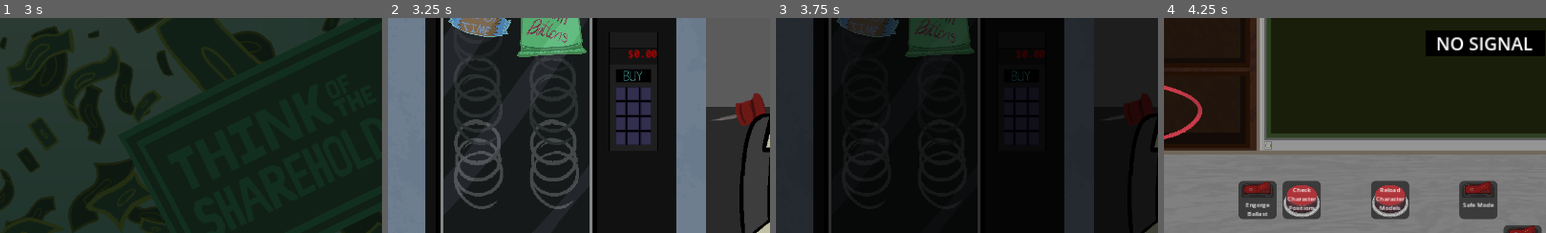
Above: before the commit, frames 1-4 (left to right).
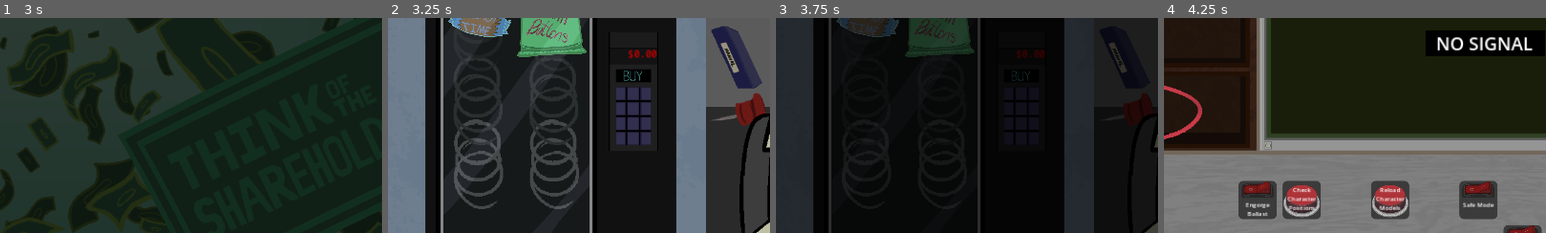
Above: after the commit, the same moments.

Repository: Carth501/team-ferret
Game: Godot game, scene res://scenes/splash/splash_screen_manager.tscn
Same seed, same stepped clock (60 frames per second), same inputs: the game is played once before the commit and once after it. Sound files missing from this copy of the repository are replaced by a short silence.
Inputs (mouse positions are % of the whole screen's width and height, from its top left):
- Up to frame 1 (3 s): tap Enter at 0.5 s; move the mouse to (72, 45) at 0.52 s; hold Shift 0.53-1.25 s; click (72, 45) at 0.67 s; drag from (30, 55) to (45, 70) at 1.27 s; move the mouse to (60, 28) at 2.02 s; tap Ctrl at 2.1 s; click (60, 28) at 2.17 s; click (93, 78) at 2.75 s
- Up to frame 2 (3.25 s): no input
- Up to frame 3 (3.75 s): click "Continue" at 3.5 s
- Up to frame 4 (4.25 s): no input
The pictures show only the part of the screen within x 8-58%, y 18-68%; the shares and areas given below are measured in that part.

Frame 1 is identical in both runs. In frame 2, 1.9% of the frame differs, in the area x 84-98%, y 4-33%; in frame 3, less than 0.1%; in frame 4, nothing differs.

Commit message:
implement warning popup

Diff:
--- a/data/control_list.json
+++ b/data/control_list.json
@@ -3,31 +3,36 @@
 		"label": "Engorge Ballast",
 		"id": "C_ENGORGE_BALLAST",
 		"type": "switch",
-		"offset": [0, 0]
+		"offset": [0, 0],
+		"warning_text": "5 people will leave every second while this is on."
 	},
 	{
 		"label": "Check Character Positions",
 		"id": "C_CHECK_CHAR_POS",
 		"type": "button",
-		"offset": [1, 0]
+		"offset": [1, 0],
+		"warning_text": "This will be disabled for 13 seconds each time it is pressed."
 	},
 	{
 		"label": "Reload Models",
 		"id": "C_RELOAD_MODELS",
 		"type": "button",
-		"offset": [2, 0]
+		"offset": [2, 0],
+		"warning_text": "The monitor will be reset."
 	},
 	{
 		"label": "Reload Character Models",
 		"id": "C_RELOAD_CHAR_MODELS",
 		"type": "button",
-		"offset": [3, 0]
+		"offset": [3, 0],
+		"warning_text": "An estimated 3% of players will leave each time this is triggered."
 	},
 	{
 		"label": "Download RAM",
 		"id": "C_DOWNLOAD_RAM",
 		"type": "button",
-		"offset": [4, 0]
+		"offset": [4, 0],
+		"warning_text": "This causes E_FRAG_FAULT."
 	},
 	{
 		"label": "Safe Mode",
--- a/scenes/game_menu.tscn
+++ b/scenes/game_menu.tscn
@@ -6,7 +6,8 @@
 [ext_resource type="PackedScene" uid="uid://21wbe505uadg" path="res://scenes/rolodex.tscn" id="3_veqqd"]
 [ext_resource type="AudioStream" uid="uid://t5mmhj1jlbxn" path="res://assets/audio/music/title_screen.mp3" id="4_lc7sr"]
 [ext_resource type="Script" path="res://scripts/audio_interface.gd" id="5_txwpc"]
-[ext_resource type="PackedScene" uid="uid://c7152nentjj7u" path="res://scenes/vending_machine.tscn" id="6_o8brn"]
+[ext_resource type="PackedScene" uid="uid://dkkx2t5in0lxp" path="res://scenes/vending_machine.tscn" id="6_o8brn"]
+[ext_resource type="PackedScene" uid="uid://dtyv8dggwfwl" path="res://scenes/manual.tscn" id="8_ds13a"]
 
 [node name="GameMenu" type="Node"]
 script = ExtResource("1_4esr6")
@@ -55,6 +56,12 @@
 offset_bottom = 74.0
 text = "To Title Menu"
 
+[node name="manual" parent="." instance=ExtResource("8_ds13a")]
+offset_left = 648.0
+offset_top = 144.0
+offset_right = -551.0
+offset_bottom = -539.0
+
 [connection signal="pressed" from="Continue" to="." method="load_continue"]
 [connection signal="tree_exiting" from="AudioStreamPlayer" to="AudioStreamPlayer" method="record_exit_time"]
 [connection signal="pressed" from="To Title Menu" to="." method="jump_to_title"]
--- a/scenes/modules/button.tscn
+++ b/scenes/modules/button.tscn
@@ -1,9 +1,10 @@
-[gd_scene load_steps=12 format=3 uid="uid://bnf6vxxb7xsr3"]
+[gd_scene load_steps=13 format=3 uid="uid://bnf6vxxb7xsr3"]
 
 [ext_resource type="Script" path="res://scripts/modules/button_module.gd" id="1_2qjgx"]
 [ext_resource type="Script" path="res://scripts/click_player.gd" id="2_6gy08"]
 [ext_resource type="Texture2D" uid="uid://dq86iwrmkc0io" path="res://assets/images/modules/button_up.png" id="2_6q3bl"]
 [ext_resource type="Texture2D" uid="uid://bv8m88nlesnui" path="res://assets/images/modules/button_pushed.png" id="3_xf508"]
+[ext_resource type="PackedScene" uid="uid://dt345r1kj5v0n" path="res://scenes/modules/warning_popup.tscn" id="5_x54ve"]
 
 [sub_resource type="StyleBoxFlat" id="StyleBoxFlat_ndp7v"]
 bg_color = Color(1, 1, 1, 1)
@@ -39,7 +40,7 @@
 
 [sub_resource type="StyleBoxEmpty" id="StyleBoxEmpty_gktn1"]
 
-[node name="button" type="Control" node_paths=PackedStringArray("rtl_object", "internal_button")]
+[node name="button" type="Control" node_paths=PackedStringArray("rtl_object", "internal_button", "warning", "hover_area")]
 layout_mode = 3
 anchors_preset = 15
 anchor_right = 1.0
@@ -51,6 +52,8 @@
 script = ExtResource("1_2qjgx")
 rtl_object = NodePath("Button/RichTextLabel")
 internal_button = NodePath("Button")
+warning = NodePath("Warning popup")
+hover_area = NodePath("Button")
 
 [node name="ColorRect" type="ColorRect" parent="."]
 visible = false
@@ -100,4 +103,7 @@
 [node name="click_player" type="Node" parent="Button"]
 script = ExtResource("2_6gy08")
 
+[node name="Warning popup" parent="." instance=ExtResource("5_x54ve")]
+visible = false
+
 [connection signal="pressed" from="Button" to="." method="button_pressed"]
--- a/scenes/modules/switch.tscn
+++ b/scenes/modules/switch.tscn
@@ -1,9 +1,10 @@
-[gd_scene load_steps=22 format=3 uid="uid://d32ginpnucq0p"]
+[gd_scene load_steps=23 format=3 uid="uid://d32ginpnucq0p"]
 
 [ext_resource type="Script" path="res://scripts/modules/switch_module.gd" id="1_ow6tp"]
 [ext_resource type="Texture2D" uid="uid://bg5fduqv5cocr" path="res://assets/images/modules/switch_off.png" id="2_sijb4"]
 [ext_resource type="PackedScene" uid="uid://4xcahh3vvuf3" path="res://scenes/click_player.tscn" id="3_bf5yy"]
 [ext_resource type="Texture2D" uid="uid://lje1luxvupfb" path="res://assets/images/modules/switch_on.png" id="3_h6ukm"]
+[ext_resource type="PackedScene" uid="uid://dt345r1kj5v0n" path="res://scenes/modules/warning_popup.tscn" id="5_8pt57"]
 
 [sub_resource type="StyleBoxFlat" id="StyleBoxFlat_aka08"]
 bg_color = Color(1, 1, 1, 1)
@@ -44,7 +45,7 @@
 
 [sub_resource type="StyleBoxEmpty" id="StyleBoxEmpty_0xb6e"]
 
-[node name="switch" type="Control" node_paths=PackedStringArray("button_obj", "label_obj")]
+[node name="switch" type="Control" node_paths=PackedStringArray("button_obj", "label_obj", "warning", "hover_area")]
 layout_mode = 3
 anchors_preset = 15
 anchor_right = 1.0
@@ -56,6 +57,8 @@
 script = ExtResource("1_ow6tp")
 button_obj = NodePath("CheckButton")
 label_obj = NodePath("RichTextLabel")
+warning = NodePath("Warning popup")
+hover_area = NodePath("CheckButton")
 
 [node name="Panel" type="Panel" parent="."]
 modulate = Color(0.231373, 0.231373, 0.231373, 1)
@@ -115,7 +118,7 @@
 offset_top = 32.0
 offset_right = 62.0
 offset_bottom = 63.0
-mouse_filter = 2
+mouse_filter = 1
 theme_override_font_sizes/normal_font_size = 10
 
 [node name="CheckButton" type="CheckButton" parent="."]
@@ -133,6 +136,9 @@
 
 [node name="click_player" parent="CheckButton" instance=ExtResource("3_bf5yy")]
 
+[node name="Warning popup" parent="." instance=ExtResource("5_8pt57")]
+offset_bottom = 6.0
+
 [connection signal="pressed" from="switch_off" to="." method="_on_switch_off_pressed"]
 [connection signal="pressed" from="switch_on" to="." method="_on_switch_on_pressed"]
 [connection signal="pressed" from="CheckButton" to="." method="button_pressed"]
--- /dev/null
+++ b/scenes/modules/warning_popup.tscn
@@ -0,0 +1,36 @@
+[gd_scene load_steps=3 format=3 uid="uid://dt345r1kj5v0n"]
+
+[ext_resource type="Script" path="res://scripts/modules/Warning popup.gd" id="1_x52je"]
+[ext_resource type="Theme" uid="uid://c0tgdmxgi26hi" path="res://assets/themes/tots_theme.tres" id="2_jxr6m"]
+
+[node name="Warning popup" type="Control" node_paths=PackedStringArray("warning_panel", "textbox")]
+layout_mode = 3
+anchors_preset = 0
+mouse_filter = 1
+script = ExtResource("1_x52je")
+warning_panel = NodePath("Warning panel")
+textbox = NodePath("Warning panel/RichTextLabel")
+
+[node name="Warning panel" type="Panel" parent="."]
+visible = false
+layout_mode = 0
+offset_left = -83.0
+offset_top = -141.0
+offset_right = 147.0
+mouse_filter = 1
+
+[node name="RichTextLabel" type="RichTextLabel" parent="Warning panel"]
+layout_mode = 1
+anchors_preset = -1
+anchor_right = 1.0
+anchor_bottom = 1.0
+offset_left = 8.0
+offset_top = 8.0
+offset_right = -8.0
+offset_bottom = -8.0
+grow_horizontal = 2
+grow_vertical = 2
+mouse_filter = 1
+theme = ExtResource("2_jxr6m")
+bbcode_enabled = true
+text = "Lorem ipsum dolor sit amet, consectetur adipiscing elit, sed do eiusmod tempor incididunt ut labore et dolore magna aliqua. Ut enim ad minim veniam, quis nostrud exercitation ullamco laboris nisi ut aliquip ex ea commodo consequat. Duis aute irure dolor in reprehenderit in voluptate velit esse cillum dolore eu fugiat nulla pariatur. Excepteur sint occaecat cupidatat non proident, sunt in culpa qui officia deserunt mollit anim id est laborum."
--- a/scenes/pager_lights/light.gd
+++ b/scenes/pager_lights/light.gd
@@ -3,5 +3,4 @@
 @onready var on_light := $On
 
 func toggle(setting : bool):
-	print(str(name, " toggle ", setting))
 	on_light.visible = setting
--- a/scripts/Error_Step_Lights.gd
+++ b/scripts/Error_Step_Lights.gd
@@ -4,7 +4,6 @@
 var error : active_error
 
 func set_count(number : int):
-	print(str("number of lights: ", number))
 	number %= lights.size()
 	var i := 0
 	for light in lights:
--- a/scripts/cubicle.gd
+++ b/scripts/cubicle.gd
@@ -180,7 +180,7 @@
 	if(new_module == null):
 		push_error("switch instance does not have the script attached")
 	new_module.name = params.id
-	new_module.set_id(params.id)
+	new_module.set_control_def(params)
 	new_module.set_label(str("[center]", params.label, "[/center]"))
 	control_panel.add_child(new_module)
 	new_module.set_anchors_preset(Control.PRESET_CENTER, false)
--- /dev/null
+++ b/scripts/modules/Warning popup.gd
@@ -0,0 +1,16 @@
+class_name warning_popup extends Control
+
+@export var warning_panel : Panel
+@export var textbox : RichTextLabel
+
+func toggle_panel(setting : bool):
+	warning_panel.visible = setting
+
+func show_panel():
+	warning_panel.visible = true
+
+func hide_panel():
+	warning_panel.visible = false
+
+func set_text(text : String):
+	textbox.text = text
--- a/scripts/modules/abstract_module.gd
+++ b/scripts/modules/abstract_module.gd
@@ -3,9 +3,19 @@
 signal trigger(payload)
 
 var id: String
+@export var warning : warning_popup
+@export var hover_area : Control
 
 func set_id(new_id: String):
 	id = new_id
+
+func set_control_def(new_control : Variant):
+	id = new_control.id
+	if(new_control.has("warning_text")):
+		print("module has side effects.")
+		warning.set_text(new_control.warning_text)
+		hover_area.mouse_entered.connect(warning.show_panel)
+		hover_area.mouse_exited.connect(warning.hide_panel)
 
 func get_current_values():
 	return {}
--- a/scripts/vending_machine.gd
+++ b/scripts/vending_machine.gd
@@ -69,7 +69,6 @@
 	#var timer = Timer.new()
 	#timer.wait_time = 1
 	if(plays <= 2):
-		print(str("Keypad plays: ", plays))
 		plays += 1
 		#timer.timeout.connect(keypad_beep.play)
 		#timer.one_shot = true
Not shown: 1 places in scenes/game_menu.tscn that only renumber resources
